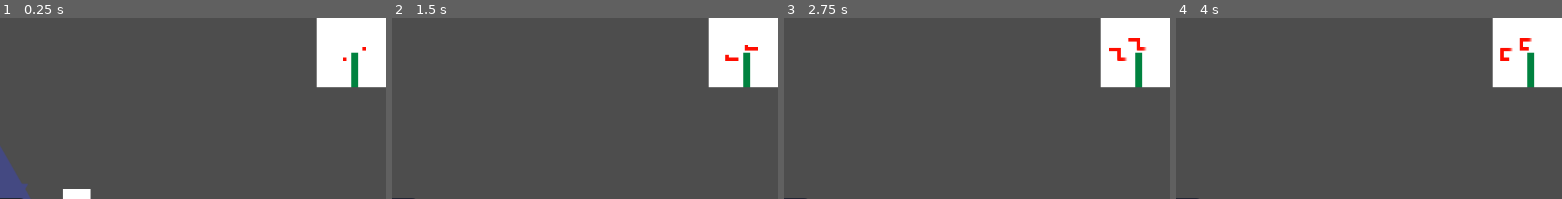
Above: before the commit, frames 1-4 (left to right).
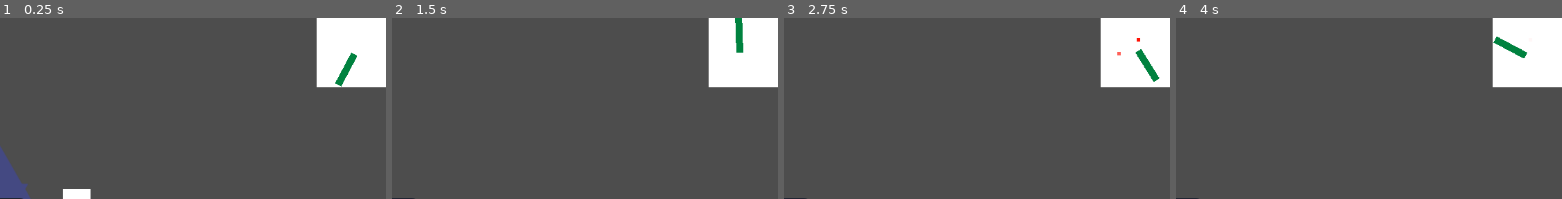
Above: after the commit, the same moments.

Repository: ItsTunda1/Bermuda-Reaper
Game: Godot game, scene res://scenes/GAME.tscn
Same seed, same stepped clock (60 frames per second), same inputs: the game is played once before the commit and once after it. This scene is started directly instead of the project's main scene. The engine's default icon, where the game draws it, is replaced by a stand-in: a white triangle on a blue panel in a dark square.
Inputs (mouse positions are % of the whole screen's width and height, from its top left):
- Up to frame 1 (0.25 s): no input
- Up to frame 2 (1.5 s): move the mouse to (71, 56) at 0.52 s; hold Right (ui_right) 0.53-1.28 s; click (71, 56) at 0.67 s; move the mouse to (28, 68) at 1.27 s; hold Down (ui_down) from 1.28 s (still down)
- Up to frame 3 (2.75 s): move the mouse to (59, 35) at 2.02 s; release Down (ui_down) at 2.03 s; hold Right (ui_right) from 2.03 s (still down)
- Up to frame 4 (4 s): move the mouse to (43, 87) at 2.77 s; release Right (ui_right) at 2.78 s; hold Up (ui_up) 2.78-3.53 s; click (43, 87) at 2.92 s; move the mouse to (79, 80) at 3.52 s; hold Left (ui_left) from 3.53 s (still down)
The pictures show only the part of the screen within x 50-100%, y 0-50%; the shares and areas given below are measured in that part.

The runs differ from the first frame. In frame 1, 0.7% of the frame differs, in the area x 86-95%, y 16-39%; in frame 2, 1.0%; in frame 3, 1.0%; in frame 4, 1.1%, in the area x 82-94%, y 9-39%.

Commit message:
radar works

Diff:
--- a/scripts/radar.gd
+++ b/scripts/radar.gd
@@ -28,14 +28,14 @@
 
 	# Add current
 	for point in points:
-		if (boat.position.distance_squared_to(Vector2(point))/1000 <= 1000 || true):
+		if (boat.position.distance_squared_to(Vector2(point))/1000 <= 1000):
 			# Check angle (show if overlap with wiper)
 			var angle_to_origin = -rad_to_deg(point.angle()) + 270.0;	# Flip & Offset by 90 so that it matches the wiper
-			if (angle_to_origin >= 360 || true):
+			if (angle_to_origin >= 360):
 				angle_to_origin = 0.0;
-			print(angle_to_origin)
-			print(wiper_angle)
-			print("==================")
+			#print(angle_to_origin)
+			#print(wiper_angle)
+			#print("==================")
 			if (abs(angle_to_origin - wiper_angle) <= 1.0):
 				var dot = RadarDotScene.instantiate()
 				radar_container.add_child(dot)
@@ -63,6 +63,6 @@
 
 	# Move Wiper
 	wiper.rotation_degrees = wiper_angle;
-	wiper_angle += 2.0*0;
+	wiper_angle += 2.0;
 	if (wiper_angle >= 360.0):
 		wiper_angle = 0.0;
